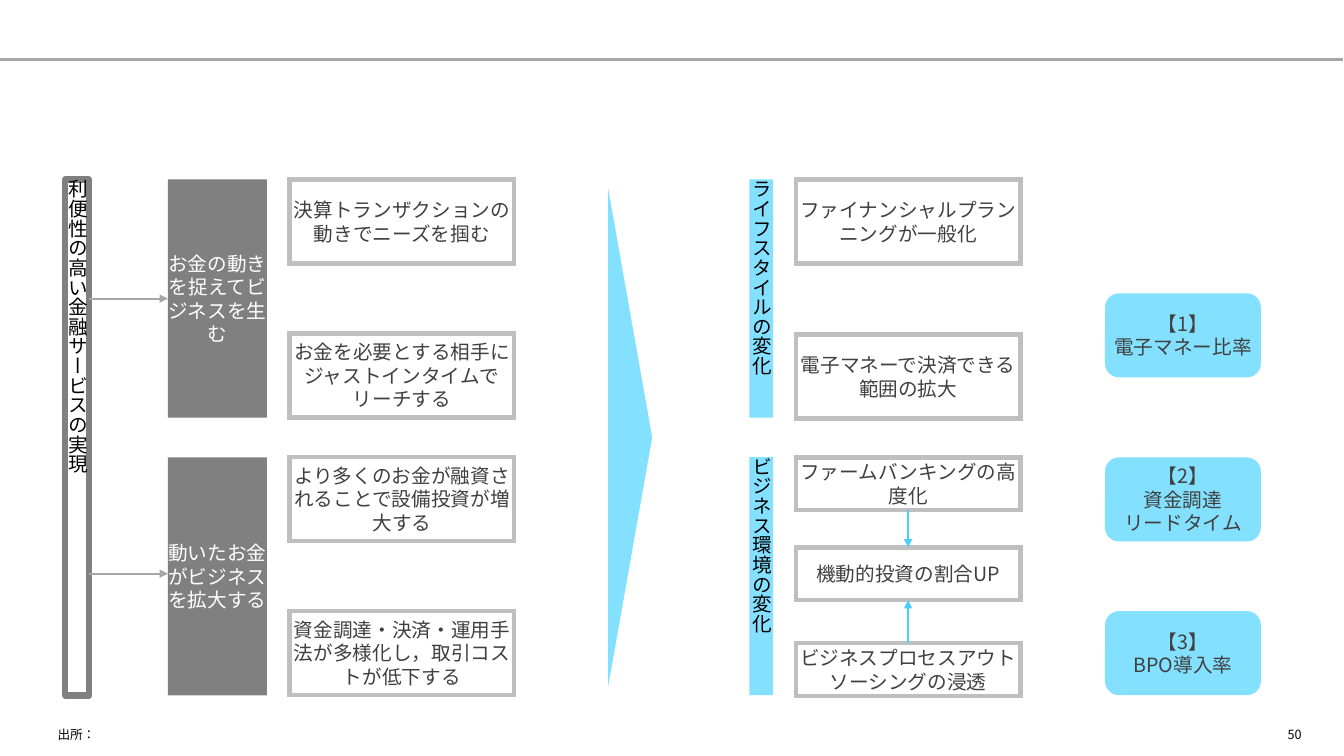
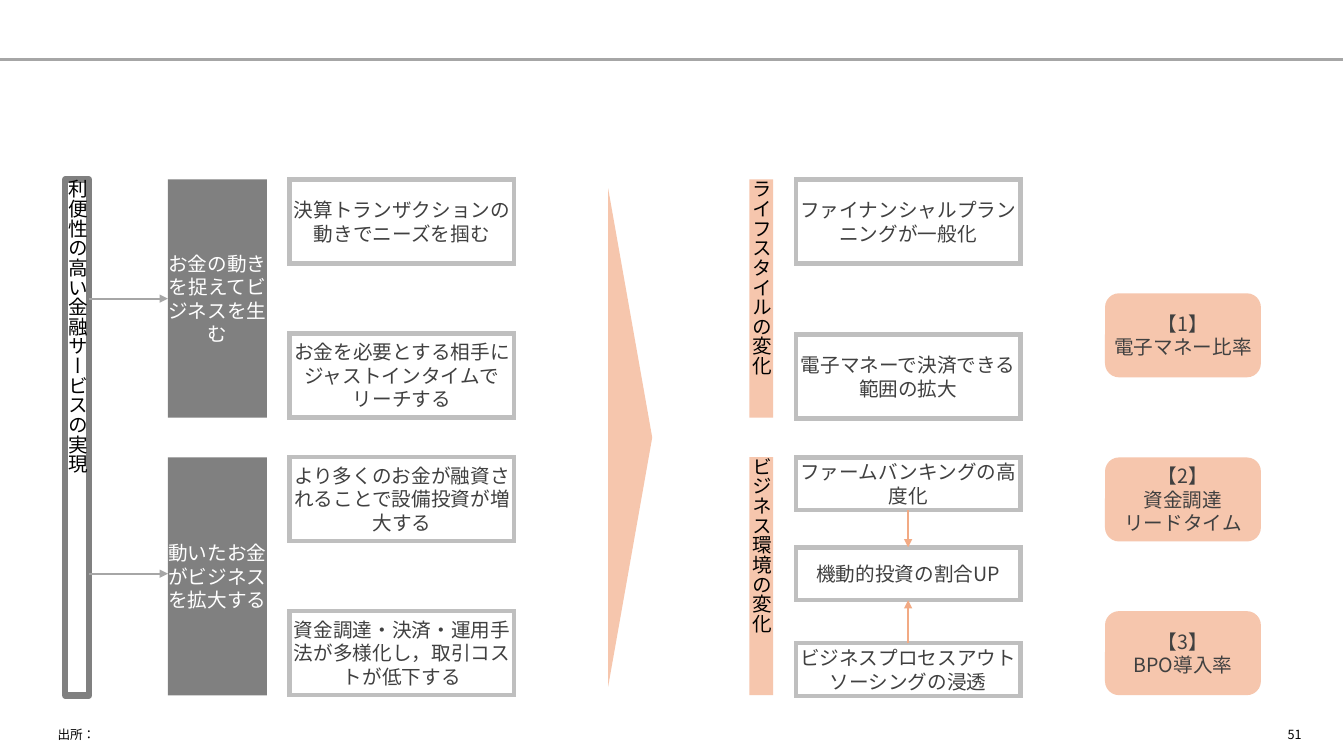
Before and after one commit to yuzucha16/dotfiles, a slide deck: slide 51 of office/Blank.potx (slide 50 before the commit). Drawn at 1344x756 pixels with LibreOffice and Linux fonts; fonts in the diff are those of the drawing. Boxes give left, top, right and bottom in pixels: in the first picture for what was removed or moved away, otherwise in the second. Text is boxed around its words. In the diff, an @@ line names an element or a change of style, - is before the commit and + after.

```diff
--- a/office/Blank.potx
+++ b/office/Blank.potx
@@ fill #83E0FF to #F6C6AD in 6 elements at [750,179,774,417], [750,457,774,695], [1105,293,1261,377], [1105,458,1261,541], [1105,611,1261,695], [608,189,652,687] @@
@@ arrow (908, 510) - (908, 547): stroke #45D0FF 1.5 pt to #F2AA84 1.5 pt @@
@@ arrow (908, 643) - (908, 600): stroke #45D0FF 1.5 pt to #F2AA84 1.5 pt @@
@@ page number at [1288,729,1302,739]: text changed @@
-50
+51
```
Also in this commit, not shown: 33 other slides changed, 1 slide added.
